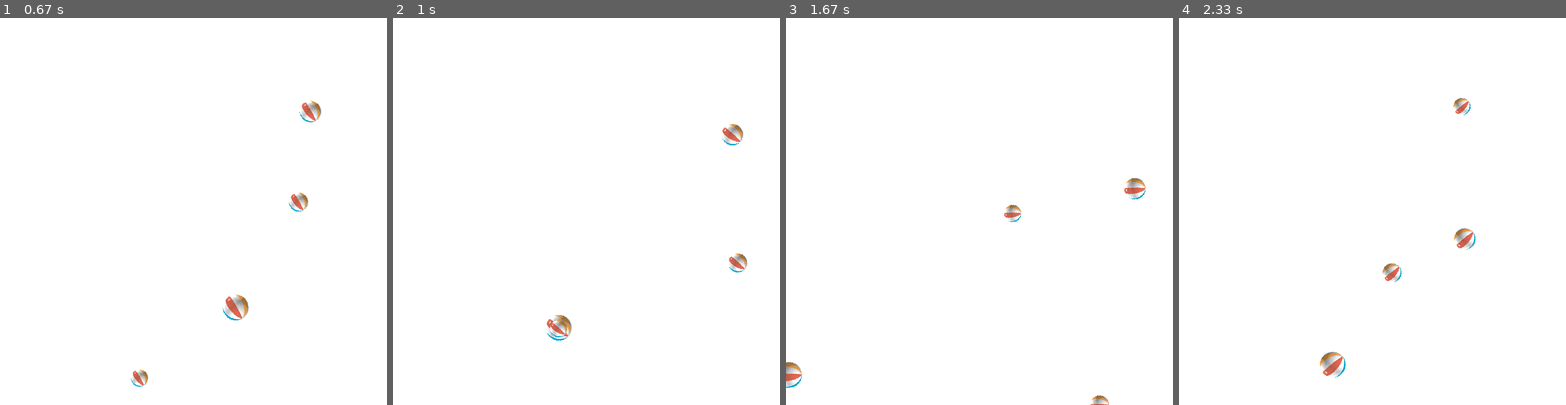
Above: before the commit, frames 1-4 (left to right).
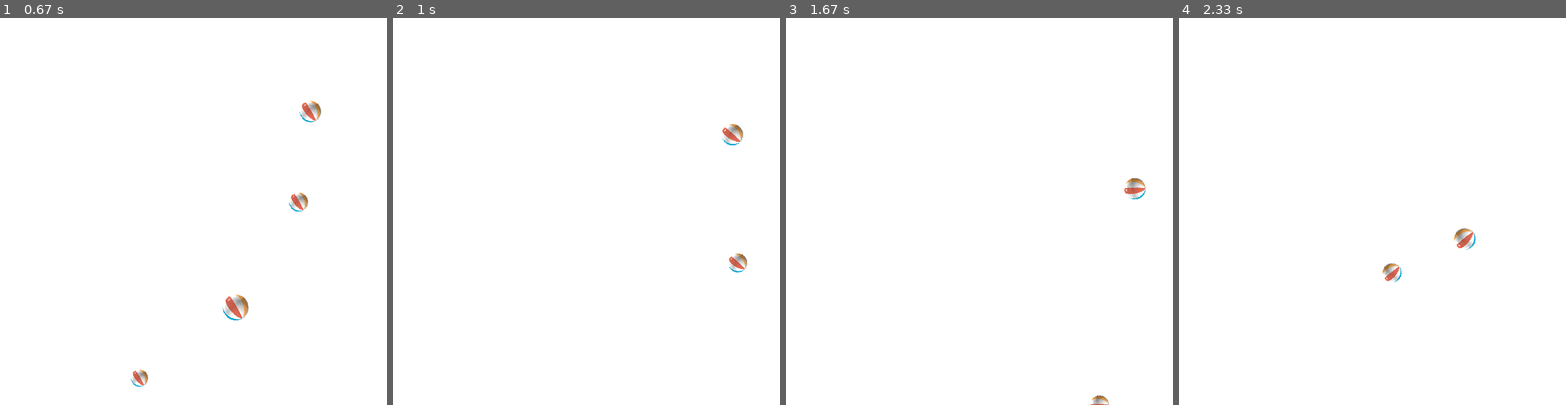
Above: after the commit, the same moments.

Repository: derpypork/pygame_ball
Game: pygame game, started from ball2.py
Same seed, same stepped clock (60 frames per second), same inputs: the game is played once before the commit and once after it.
Inputs:
- Up to frame 1 (0.67 s): no input
- Up to frame 2 (1 s): no input
- Up to frame 3 (1.67 s): no input
- Up to frame 4 (2.33 s): no input

Frame 1 is identical in both runs. In frame 2, 0.3% of the frame differs, in the area x 39-47%, y 76-84%; in frame 3, 0.3%; in frame 4, 0.4%, in the area x 36-76%, y 20-93%.

Commit message:
made collisions for the balls

Diff:
--- a/ball2.py
+++ b/ball2.py
@@ -10,7 +10,7 @@
         self.spdy = rand.randint(5, 25)
         self.length = rand.randint(25, 75)
         self.angle = 0
-        self.dead = False
+        self.isAlive = True
         self.image = pygame.transform.scale(self.image,(self.length,self.length))
 
     def redraw(self, screen):
@@ -59,6 +59,21 @@
         if ball.ypos > height - ball.length / 2 or ball.ypos < 0 + ball.length / 2:
             ball.spdy = -ball.spdy
 
+    for i in ballList:
+        for j in ballList:
+            if i == j:
+                continue
+            x = (i.xpos - j.xpos)**2
+            y = (i.ypos - j.ypos)**2
+            h = (x + y)**0.5
+            if h - (i.length / 2) - (j.length / 2) <= 0:
+                i.isAlive = False
+                j.isAlive = False
+
+    for ball in ballList:
+        if ball.isAlive == False:
+            ballList.remove(ball)
+
     screen.fill(white)
     for ball in ballList:
         ball.redraw(screen)
